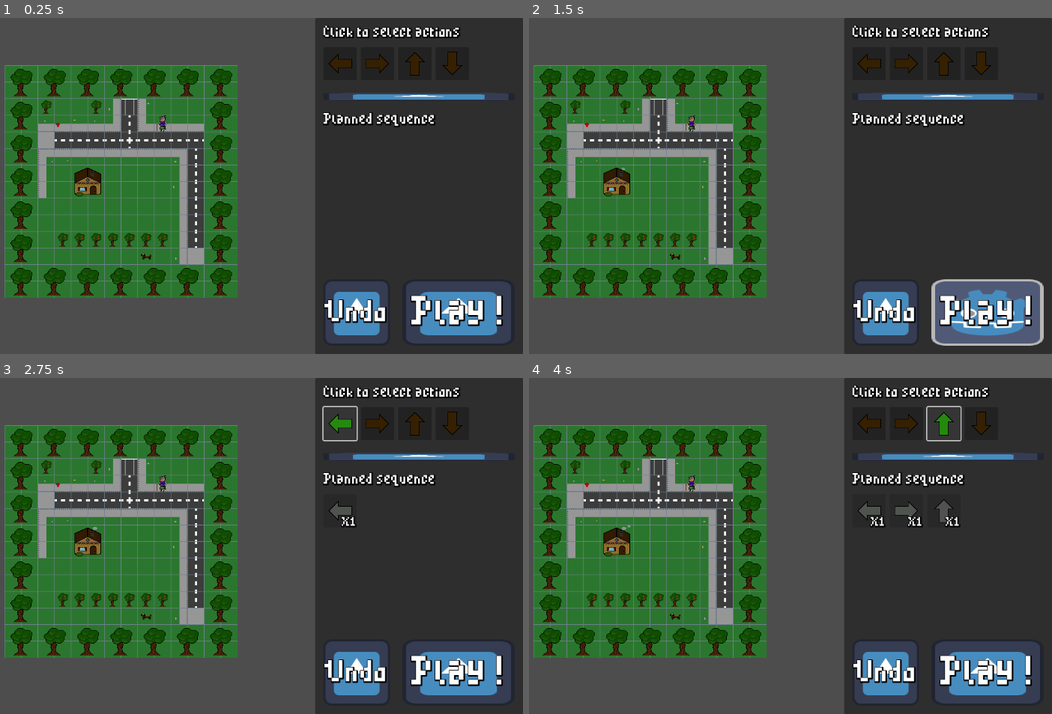
Above: before the commit, frames 1-4 (two rows, left to right).
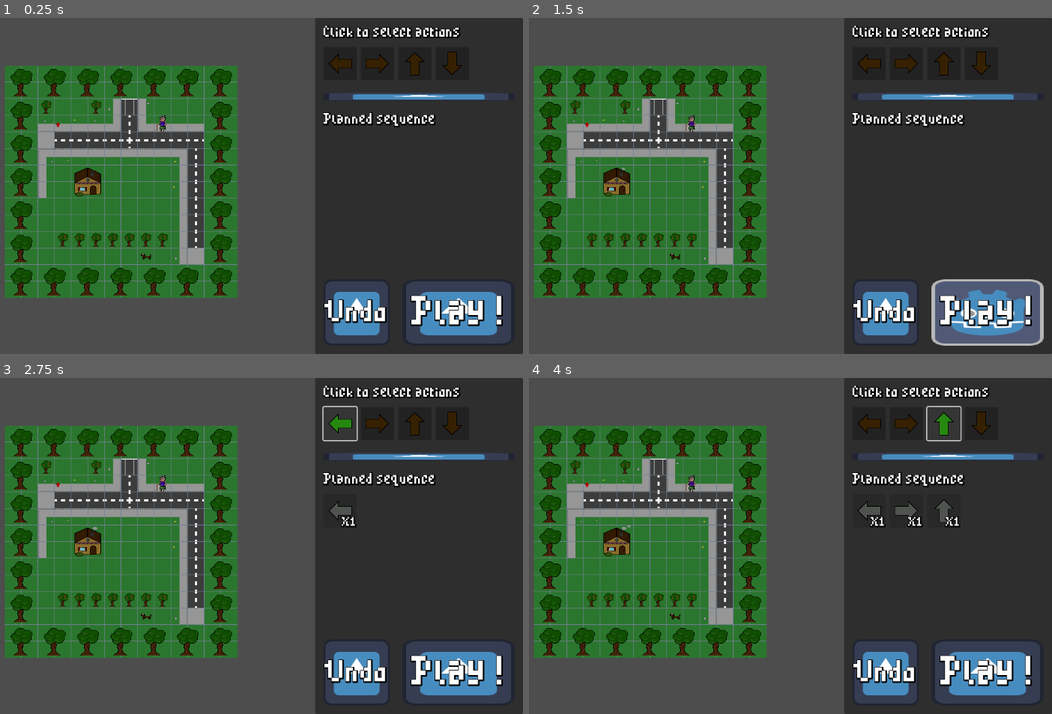
Above: after the commit, the same moments.

Repository: chrismeunier/EpicGameJam11
Game: Godot game, scene res://MainScene.tscn
The game is run twice, just before and just after one commit, with the same random seed, the same clock (stepped at 60 frames per second) and the same inputs. This scene is started directly instead of the project's main scene. The engine's default icon, where the game draws it, is replaced by a stand-in: a white triangle on a blue panel in a dark square. Sound files missing from this copy of the repository are replaced by a short silence.
Inputs:
- Up to frame 1 (0.25 s): no input
- Up to frame 2 (1.5 s): click "Play !" at 0.5 s; click "Play !" at 1.25 s
- Up to frame 3 (2.75 s): click "0" at 2 s
- Up to frame 4 (4 s): click "1" at 2.75 s; click "2" at 3.5 s

The runs differ from the first frame. In frame 1, 0.2% of the frame differs, in the area x 0-46%, y 14-84%; in frame 2, 0.2%; in frame 3, 0.2%; in frame 4, 0.2%.

Commit message:
working main scene

Diff:
--- a/CenteredLevels/centered_lvl_2.tscn
+++ b/CenteredLevels/centered_lvl_2.tscn
@@ -3,7 +3,6 @@
 [ext_resource type="PackedScene" uid="uid://0gcx30ebdqs4" path="res://Levels/Lvl2.tscn" id="1_5db0r"]
 
 [node name="MarkerLvl2" type="Marker2D"]
-visible = false
 
 [node name="Lvl2" parent="." instance=ExtResource("1_5db0r")]
 position = Vector2(-217, -234)
--- a/MainScene.tscn
+++ b/MainScene.tscn
@@ -10,5 +10,9 @@
 [node name="Controls" parent="." instance=ExtResource("2_rpqi1")]
 unique_name_in_owner = true
 
-[node name="MarkerLvl1" parent="." instance=ExtResource("3_rpqi1")]
+[node name="CanvasGroup" type="CanvasGroup" parent="."]
+unique_name_in_owner = true
 position = Vector2(375, 325)
+fit_margin = 0.0
+
+[node name="MarkerLvl1" parent="CanvasGroup" instance=ExtResource("3_rpqi1")]
--- a/main_scene.gd
+++ b/main_scene.gd
@@ -1,7 +1,7 @@
 extends Node2D
 
-@onready var current_scene = $MarkerLvl1
 @onready var controls: ControlPanel = %Controls
+@onready var canvas_group: CanvasGroup = %CanvasGroup
 
 const CENTERED_LVL_1 = preload("res://CenteredLevels/centered_lvl_1.tscn")
 const CENTERED_LVL_2 = preload("res://CenteredLevels/centered_lvl_2.tscn")
@@ -24,6 +24,7 @@
 
 func _ready() -> void:
 	Events.next_level.connect(on_next_level)
+	#current_scene.set_scene_instance_load_placeholder(true)
 
 func on_next_level() -> void:
 	current_scene_index += 1
@@ -33,9 +34,9 @@
 	call_deferred("_deferred_goto_scene", scene)
 
 func _deferred_goto_scene(scene):
-	current_scene.free()
-	current_scene = scene.instantiate()
+	canvas_group.get_child(0).free()
+	var current_scene = scene.instantiate()
 	# Add it to the active scene, as child of root.
-	get_tree().root.add_child(current_scene)
+	canvas_group.add_child(current_scene)
 	# Optionally, to make it compatible with the SceneTree.change_scene_to_file() API.
 	get_tree().current_scene = current_scene
